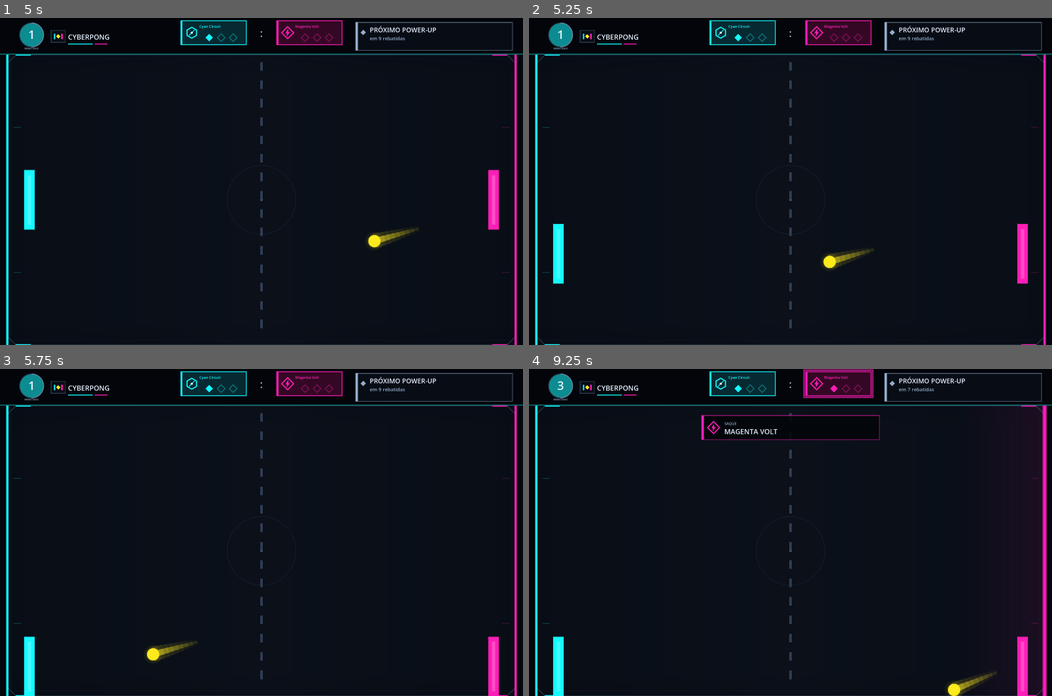
Above: before the commit, frames 1-4 (two rows, left to right).
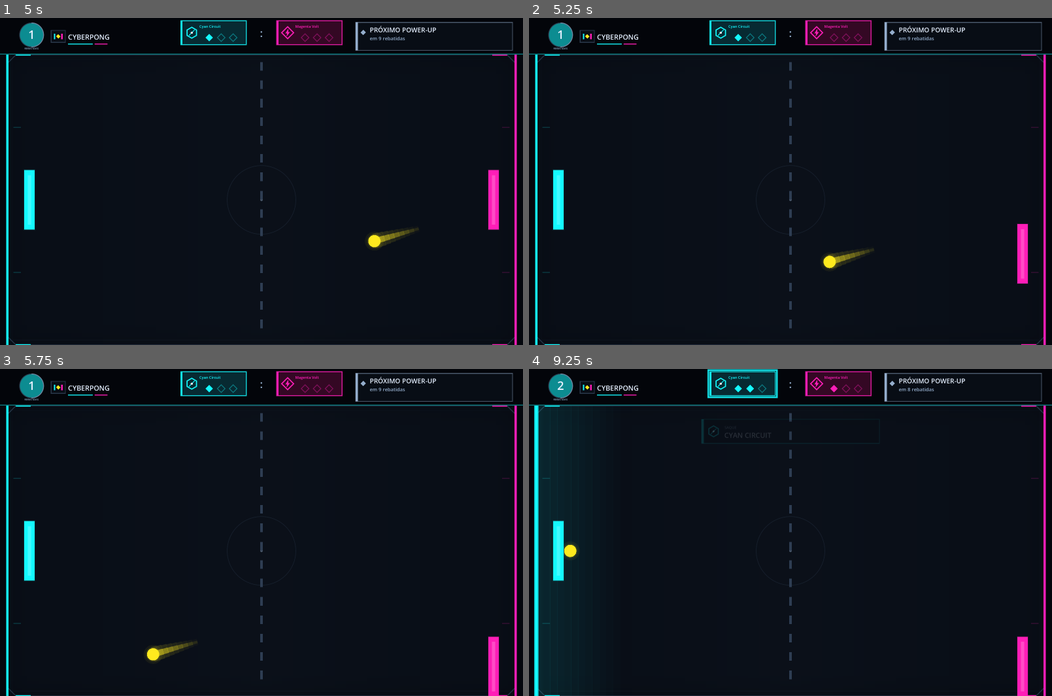
Above: after the commit, the same moments.

Repository: wellingtonlope/cyberpong
Game: Godot game, scene res://main.tscn
Same seed, same stepped clock (60 frames per second), same inputs: the game is played once before the commit and once after it.
Inputs (mouse positions are in pixels of both pictures, inside the frame that each line leads up to):
- Up to frame 1 (5 s): tap Enter at 0.5, 3.6 s; move the mouse to (376, 165) at 0.52 s; hold Right 0.53-1.25 s; hold Shift 0.53-1.25 s; click (376, 165) at 0.67 s; tap Space at 0.77, 3.77 s; drag from (156, 197) to (235, 246) at 1.27 s; move the mouse to (313, 109) at 2.02 s; hold Right 2.03-2.75 s; tap Ctrl at 2.1 s; drag from (235, 246) to (104, 132) at 2.77 s; move the mouse to (418, 230) at 3.52 s; hold Left 3.53-4.25 s; drag from (104, 132) to (183, 99) at 4.27 s
- Up to frame 2 (5.25 s): move the mouse to (816, 181) at 5.02 s; hold Down (ui_down) from 5.03 s (still down); hold Shift from 5.03 s (still down); click (816, 181) at 5.17 s
- Up to frame 3 (5.75 s): keep holding Down (ui_down); keep holding Shift
- Up to frame 4 (9.25 s): release Down (ui_down) at 5.75 s; release Shift at 5.75 s; drag from (712, 450) to (685, 548) at 5.77 s; move the mouse to (905, 516) at 6.52 s; hold Up (ui_up) 6.53-7.25 s; tap Ctrl at 6.6 s; tap Space at 6.77 s; drag from (685, 548) to (764, 597) at 7.27 s; move the mouse to (842, 460) at 8.02 s; hold Down (ui_down) 8.03-8.75 s; tap Enter at 8.1 s; drag from (764, 597) to (633, 483) at 8.77 s

Frame 1 is identical in both runs. In frame 2, 0.8% of the frame differs, in the area x 4-7%, y 46-82%; in frame 3, 0.8%; in frame 4, 4.2%, in the area x 1-99%, y 0-100%.

Commit message:
Adiciona InputMap separado para os controles PvP

Diff:
--- a/main.gd
+++ b/main.gd
@@ -104,11 +104,14 @@
 	_restart_match()
 
 func _apply_game_mode() -> void:
+	left_paddle.set_control_actions(["p1_up"], ["p1_down"])
+	right_paddle.set_control_actions(["p2_up"], ["p2_down"])
 	match _game_mode:
 		GameMode.PLAYER_VS_PLAYER:
 			left_paddle.set_control_mode(1)
 			right_paddle.set_control_mode(1)
 		GameMode.PLAYER_VS_AI:
+			left_paddle.set_control_actions(["p1_up", "p2_up"], ["p1_down", "p2_down"])
 			left_paddle.set_control_mode(1)
 			right_paddle.set_control_mode(0)
 
--- a/project.godot
+++ b/project.godot
@@ -22,6 +22,29 @@
 window/size/window_width_override=2880
 window/size/window_height_override=1620
 
+[input]
+
+p1_up={
+"deadzone": 0.5,
+"events": [Object(InputEventKey,"resource_local_to_scene":false,"resource_name":"","device":-1,"window_id":0,"alt_pressed":false,"shift_pressed":false,"ctrl_pressed":false,"meta_pressed":false,"pressed":false,"keycode":0,"physical_keycode":87,"key_label":0,"unicode":0,"location":0,"echo":false,"script":null)
+]
+}
+p1_down={
+"deadzone": 0.5,
+"events": [Object(InputEventKey,"resource_local_to_scene":false,"resource_name":"","device":-1,"window_id":0,"alt_pressed":false,"shift_pressed":false,"ctrl_pressed":false,"meta_pressed":false,"pressed":false,"keycode":0,"physical_keycode":83,"key_label":0,"unicode":0,"location":0,"echo":false,"script":null)
+]
+}
+p2_up={
+"deadzone": 0.5,
+"events": [Object(InputEventKey,"resource_local_to_scene":false,"resource_name":"","device":-1,"window_id":0,"alt_pressed":false,"shift_pressed":false,"ctrl_pressed":false,"meta_pressed":false,"pressed":false,"keycode":0,"physical_keycode":4194320,"key_label":0,"unicode":0,"location":0,"echo":false,"script":null)
+]
+}
+p2_down={
+"deadzone": 0.5,
+"events": [Object(InputEventKey,"resource_local_to_scene":false,"resource_name":"","device":-1,"window_id":0,"alt_pressed":false,"shift_pressed":false,"ctrl_pressed":false,"meta_pressed":false,"pressed":false,"keycode":0,"physical_keycode":4194322,"key_label":0,"unicode":0,"location":0,"echo":false,"script":null)
+]
+}
+
 [editor_plugins]
 
 enabled=PackedStringArray("res://addons/gut/plugin.cfg")
--- a/scripts/paddle.gd
+++ b/scripts/paddle.gd
@@ -33,6 +33,8 @@
 var ai_speed_factor := AI_SPEED_FACTOR
 var ai_reaction_delay := AI_REACTION_DELAY
 var ai_dead_zone := AI_DEAD_ZONE
+var control_up_actions: Array[String] = ["p1_up"]
+var control_down_actions: Array[String] = ["p1_down"]
 var _deformation_tween: Tween
 
 var control_mode := 0  # 0 = AI, 1 = Human
@@ -91,6 +93,10 @@
 func set_control_mode(mode: int) -> void:
 	control_mode = mode
 
+func set_control_actions(up_actions: Array, down_actions: Array) -> void:
+	control_up_actions.assign(up_actions)
+	control_down_actions.assign(down_actions)
+
 func apply_difficulty(config: Dictionary) -> void:
 	ai_speed_factor = maxf(float(config.get("ai_speed_factor", AI_SPEED_FACTOR)), 0.0)
 	ai_reaction_delay = maxf(float(config.get("ai_reaction_delay", AI_REACTION_DELAY)), 0.0)
@@ -105,17 +111,7 @@
 	power_up_is_beneficial: bool = false
 ) -> void:
 	if control_mode == 1:
-		var direction := 0.0
-		if is_left:
-			if Input.is_action_pressed("ui_up") or Input.is_key_pressed(KEY_W):
-				direction -= 1.0
-			if Input.is_action_pressed("ui_down") or Input.is_key_pressed(KEY_S):
-				direction += 1.0
-		else:
-			if Input.is_action_pressed("ui_up"):
-				direction -= 1.0
-			if Input.is_action_pressed("ui_down"):
-				direction += 1.0
+		var direction := _read_human_direction()
 		if absf(direction) > 0.0:
 			position.y += direction * paddle_speed * delta
 		position.y = clampf(
@@ -147,6 +143,18 @@
 		play_top + paddle_height * 0.5,
 		field_size.y - paddle_height * 0.5
 	)
+
+func _read_human_direction() -> float:
+	var direction := 0.0
+	for action in control_up_actions:
+		if Input.is_action_pressed(action):
+			direction -= 1.0
+			break
+	for action in control_down_actions:
+		if Input.is_action_pressed(action):
+			direction += 1.0
+			break
+	return direction
 
 func get_collision_rect() -> Rect2:
 	return Rect2(
--- a/test/integration/test_menu_flow.gd
+++ b/test/integration/test_menu_flow.gd
@@ -33,6 +33,8 @@
 	assert_eq(game._game_mode, game.GameMode.PLAYER_VS_PLAYER)
 	assert_eq(game.left_paddle.control_mode, 1)
 	assert_eq(game.right_paddle.control_mode, 1)
+	assert_eq(game.left_paddle.control_up_actions, ["p1_up"])
+	assert_eq(game.right_paddle.control_up_actions, ["p2_up"])
 	assert_eq(game.ball.current_speed, 1140.0)
 
 func test_player_vs_ai_selection_keeps_one_human_and_one_automatic_paddle() -> void:
@@ -46,6 +48,7 @@
 	assert_eq(game._game_mode, game.GameMode.PLAYER_VS_AI)
 	assert_eq(game.left_paddle.control_mode, 1)
 	assert_eq(game.right_paddle.control_mode, 0)
+	assert_eq(game.left_paddle.control_up_actions, ["p1_up", "p2_up"])
 	assert_true(game.arena.rally_intro_remaining > 0.0)
 
 func test_player_vs_ai_uses_the_normal_difficulty_by_default() -> void:
--- a/test/unit/test_paddle.gd
+++ b/test/unit/test_paddle.gd
@@ -10,6 +10,11 @@
 func before_each() -> void:
 	paddle = add_child_autofree(PADDLE_SCENE.instantiate())
 	paddle.configure(FIELD_SIZE, 20.0, 100.0, 30.0, 200.0, 10.0, PLAY_TOP)
+
+func after_each() -> void:
+	for action in ["p1_up", "p1_down", "p2_up", "p2_down"]:
+		if InputMap.has_action(action):
+			Input.action_release(action)
 
 func test_initial_position_and_collision_rect_match_configuration() -> void:
 	assert_eq(paddle.position, Vector2(40.0, 325.0))
@@ -81,6 +86,42 @@
 	assert_eq(paddle.ai_reaction_delay, 0.04)
 	assert_eq(paddle.ai_dead_zone, 12.0)
 
+func test_project_defines_separate_actions_for_both_players() -> void:
+	for action in ["p1_up", "p1_down", "p2_up", "p2_down"]:
+		assert_true(InputMap.has_action(action), "Missing input action: %s" % action)
+
+func test_human_paddle_ignores_actions_not_assigned_to_it() -> void:
+	paddle.set_control_mode(1)
+	paddle.set_control_actions(["p1_up"], ["p1_down"])
+	var starting_y: float = paddle.position.y
+
+	Input.action_press("p2_up")
+	paddle.update_ai(Vector2.ZERO, Vector2.ZERO, 0.1)
+	Input.action_release("p2_up")
+
+	assert_eq(paddle.position.y, starting_y)
+
+func test_human_paddle_moves_with_its_assigned_action() -> void:
+	paddle.set_control_mode(1)
+	paddle.set_control_actions(["p1_up"], ["p1_down"])
+	var starting_y: float = paddle.position.y
+
+	Input.action_press("p1_up")
+	paddle.update_ai(Vector2.ZERO, Vector2.ZERO, 0.1)
+	Input.action_release("p1_up")
+
+	assert_lt(float(paddle.position.y), float(starting_y))
+
+func test_human_paddle_accepts_multiple_assigned_actions() -> void:
+	paddle.set_control_mode(1)
+	paddle.set_control_actions(["p1_up", "p2_up"], ["p1_down", "p2_down"])
+	var starting_y: float = paddle.position.y
+
+	Input.action_press("p2_up")
+	paddle.update_ai(Vector2.ZERO, Vector2.ZERO, 0.1)
+	Input.action_release("p2_up")
+
+	assert_lt(float(paddle.position.y), float(starting_y))
 
 func test_hard_ai_covers_more_distance_than_easy_ai() -> void:
 	var easy_paddle = add_child_autofree(PADDLE_SCENE.instantiate())
Not shown, changed: AGENTS.md
Not shown, changed: README.md
